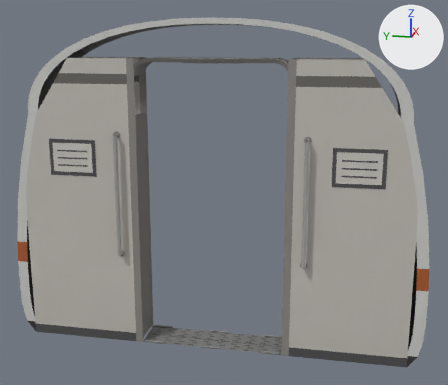
The glTF model assets/models/props/train_gangway.glb: old version first, new version second.
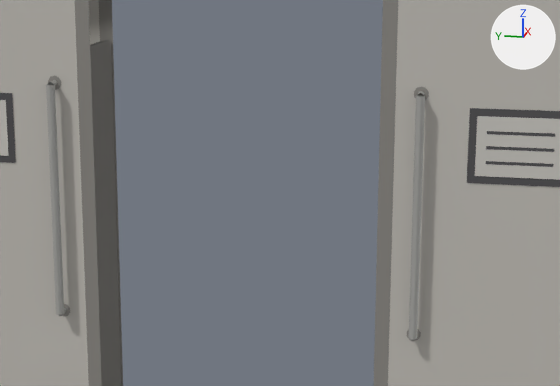
Old and new are each drawn whole from a 50 mm lens placed at (-4.84, -1.05, 2.54), pointed at (0.01, -0.08, 1.33) and again close up on the part from 20% to 85% of the width and 24% to 76% of the height. Lighting does not change. The marker at upper right points along +X, +Y and +Z. The first two pictures are the older version. Vertices at exactly the same position are counted once.

The first close-up shows 'train_gangway'.
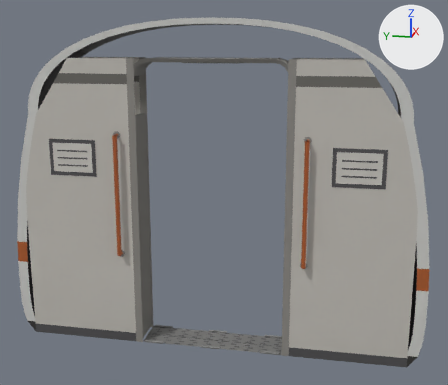
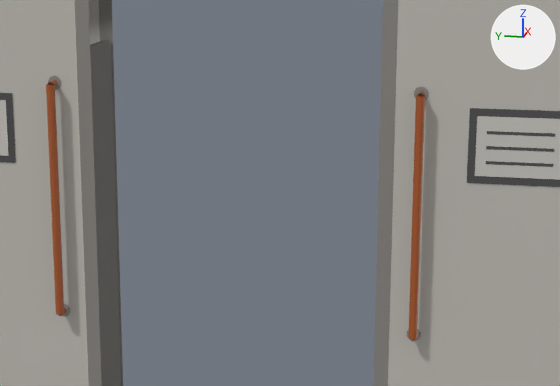
What differs and where, as boxes (x1, y1, x2, y2) in the close-ups (560 x 386 px):
part 1 of me_train_gangway, recoloured
    both: (46, 80, 425, 341)

The change, as a diff of the scene's bpy script:
```diff
--- a/assets/models/props/train_gangway.glb.py
+++ b/assets/models/props/train_gangway.glb.py
@@ me_train_gangway @@
 me_train_gangway.from_pydata(...)  # 2238 vertices, 2860 faces; spans x -0.22..0.22, y -1.72..1.72, z 0.0..2.7
 # used by ob_train_gangway; location = (0.0, 0.0, 0.0)
+# me_train_gangway part 1: 176 faces centred in x -0.22..0.22, y -0.78..0.78, z 0.79..1.81 are repainted in the vertex colours; the middle colour goes from grey #b8b8b4 to orange #bf642f
 me_train_gangway.materials.append(mat_prop)
```
